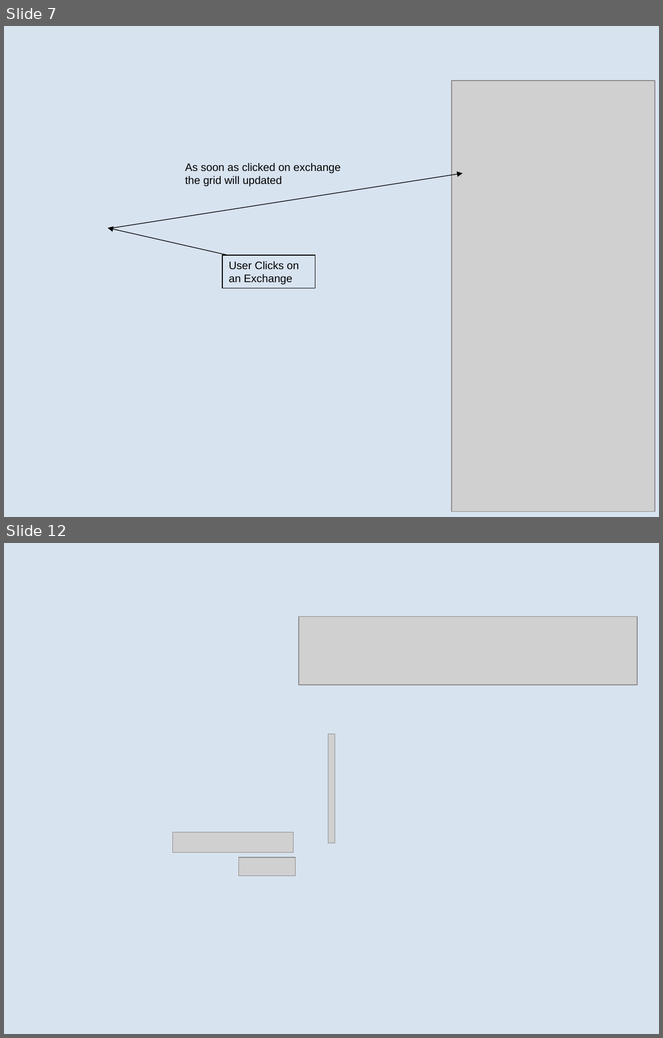
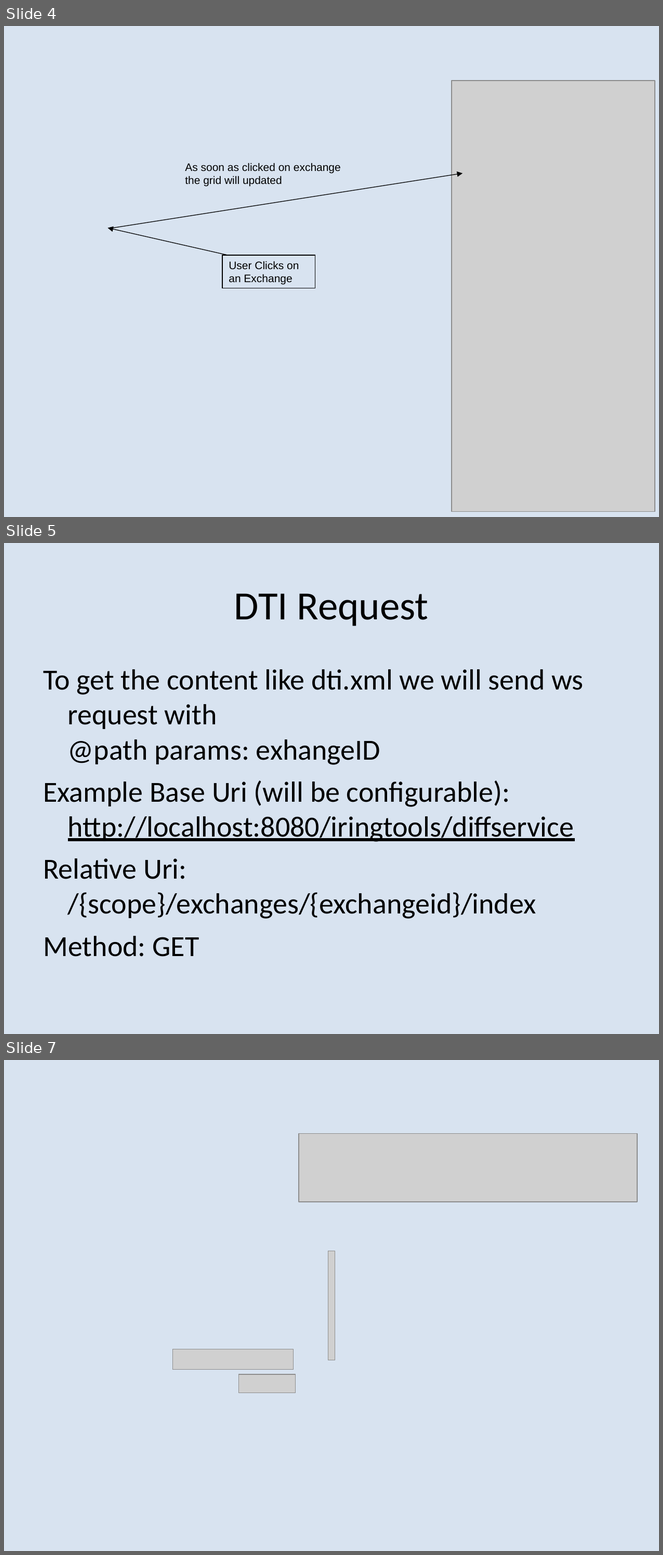
Before and after one commit to heyena/iring-tools, a slide deck: trunk/iRINGTools.ESB/documents/Sprint 2 User Stories.1.0.ppt. Shown one above the other, each under a label of ours: slides 7 and 12 before the commit, slides 4, 5 and 7 after it; the slides between them are not shown. The pictures are 663x1038 and 663x1555 pixels, drawn with LibreOffice and Linux fonts; fonts in the diff are those of the drawing; grey boxes stand for pictures; background and template pictures are left out. Boxes give left, top, right and bottom in pixels: in the first picture for what was removed or moved away, otherwise in the second. Text is boxed around its words. In the diff, an @@ line names an element or a change of style, - is before the commit and + after.

```diff
--- a/trunk/iRINGTools.ESB/documents/Sprint 2 User Stories.1.0.ppt
+++ b/trunk/iRINGTools.ESB/documents/Sprint 2 User Stories.1.0.ppt
@@ slide 5 added at (4, 543, 659, 1034), background #D8E3F0 @@
@@ title added at (234, 593, 429, 626), 44 pt, text #000000 @@
+DTI Request
@@ text added at (43, 669, 583, 957), 32 pt, text #000000 @@
+To get the content like dti.xml we will send ws request with
+@path params: exhangeID
+Example Base Uri (will be configurable): http://localhost:8080/iringtools/diffservice
+Relative Uri: /{scope}/exchanges/{exchangeid}/index
+Method: GET
@@ what was slide 7 is now slide 4 @@
@@ what was slide 12 is now slide 7 @@
```
Also in this commit, not shown: 5 other slides added, 3 slides removed, 2 other files.
